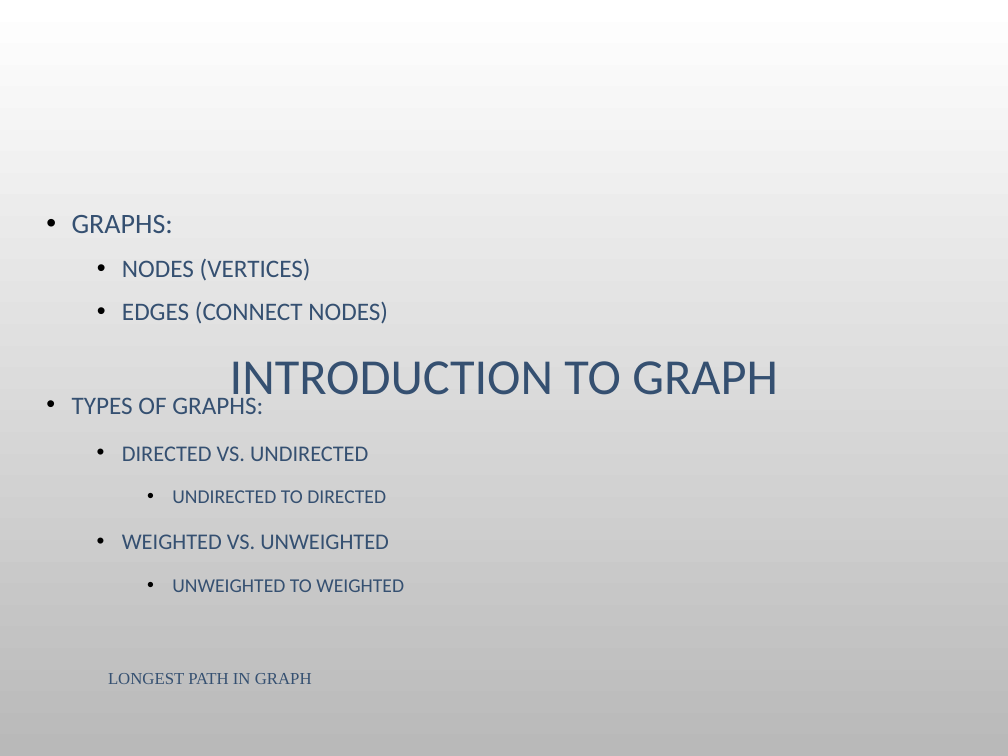
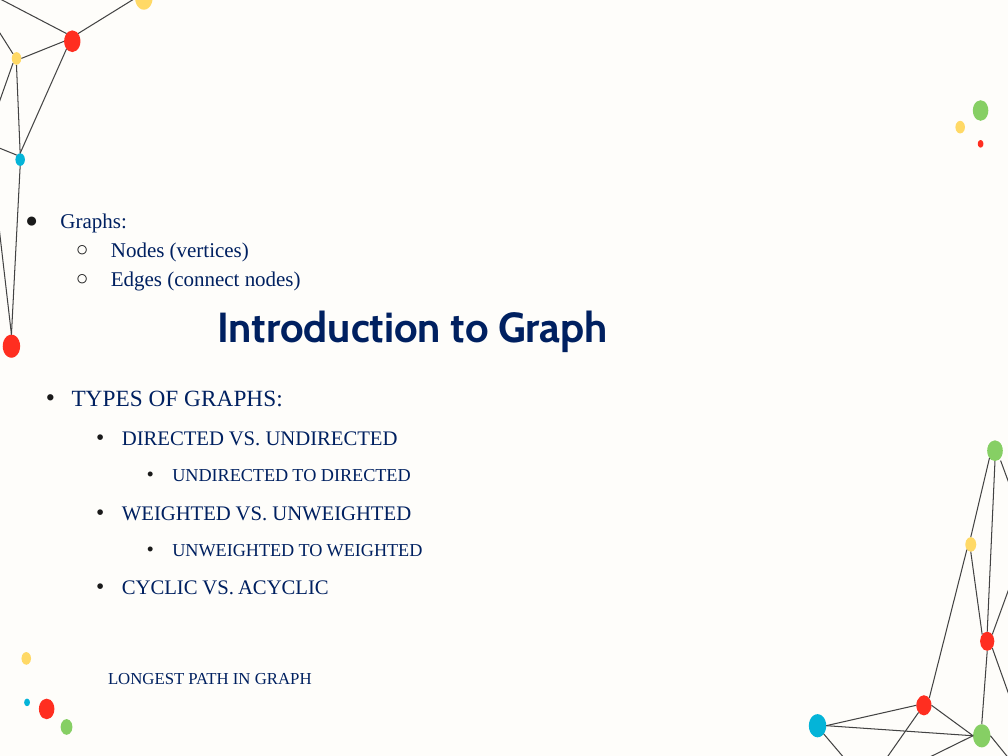
Before and after one commit to ParsaMohammadpour/advanced-algorithm-assignments, a slide deck: slide 3 of representation/Longest_Path_Problem_in_Graphs.pptx. Drawn at 1008x756 pixels with LibreOffice and Linux fonts; fonts in the diff are those of the drawing; background and template pictures are left out. Boxes give left, top, right and bottom in pixels: in the first picture for what was removed or moved away, otherwise in the second. Text is boxed around its words. In the diff, an @@ line names an element or a change of style, - is before the commit and + after.

```diff
--- a/representation/Longest_Path_Problem_in_Graphs.pptx
+++ b/representation/Longest_Path_Problem_in_Graphs.pptx
@@ background picture (left out) to #FEFDFA @@
@@ line added from (21, 58) to (65, 41), #434343 0.75 pt @@
@@ group added at bbox=[21, 100, 988, 735]: 7 ellipses @@
@@ text at bbox=[60, 213, 301, 291]: text changed; size 18 to 15 pt; font Calibri to Times New Roman; text colour #355071 to #002060 @@
-• GRAPHS:
-  • NODES (VERTICES)
-  • EDGES (CONNECT NODES)
+● Graphs:
+  ○ Nodes (vertices)
+  ○ Edges (connect nodes)
@@ title "Introduction to Graph" at bbox=[217, 310, 608, 352]: vertical alignment middle to top @@
@@ title at bbox=[217, 310, 608, 352]: text changed; size 36 to 30 pt; font Calibri to Cabin; text colour #355071 to #002060; bold on @@
-INTRODUCTION TO GRAPH
+Introduction to Graph
@@ text at bbox=[72, 390, 423, 556]: size 18 to 16.6 pt in "TYPES OF GRAPHS:"; font Calibri to Times New Roman, text colour #355071 to #002060 in "TYPES OF GRAPHS:", "DIRECTED VS. UNDIRECTED", "UNDIRECTED TO DIRECTED", "WEIGHTED VS. UNWEIGHTED" and 1 more places; size 16 to 14.8 pt in "DIRECTED VS. UNDIRECTED", "WEIGHTED VS. UNWEIGHTED"; size 14 to 12.9 pt in "UNDIRECTED TO DIRECTED", "UNWEIGHTED TO WEIGHTED"; line spacing 1.2 to 1; bullet colour #000000 to #1A1A1A @@
@@ text at bbox=[122, 580, 329, 595]: paragraph added @@
+  • CYCLIC VS. ACYCLIC
@@ text "LONGEST PATH IN GRAPH" at bbox=[108, 673, 312, 684]: text colour #355071 to #002060 @@
@@ group added at bbox=[0, 0, 1008, 756]: 24 lines, 11 ellipses @@
```
Also in this commit, not shown: 15 other slides changed, 2 slides added.
